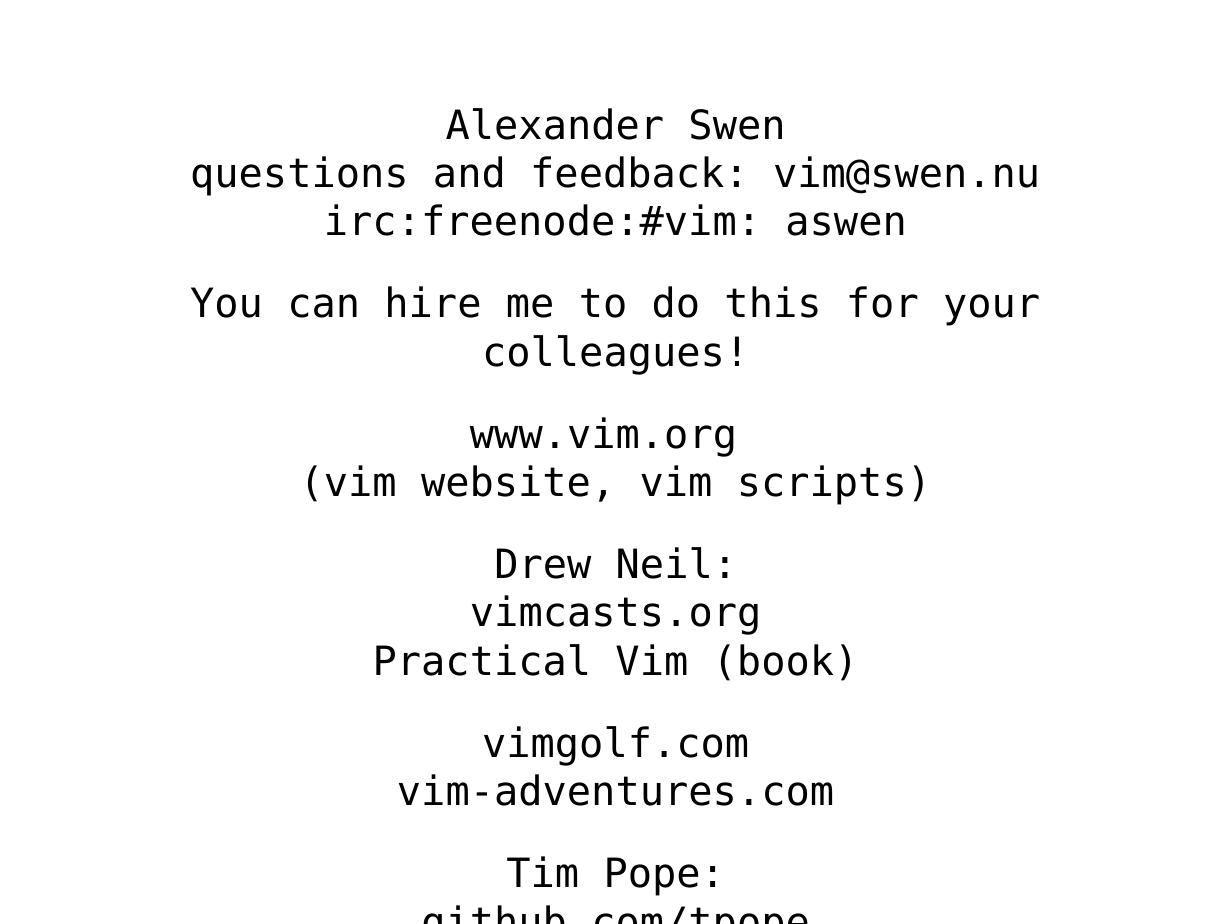
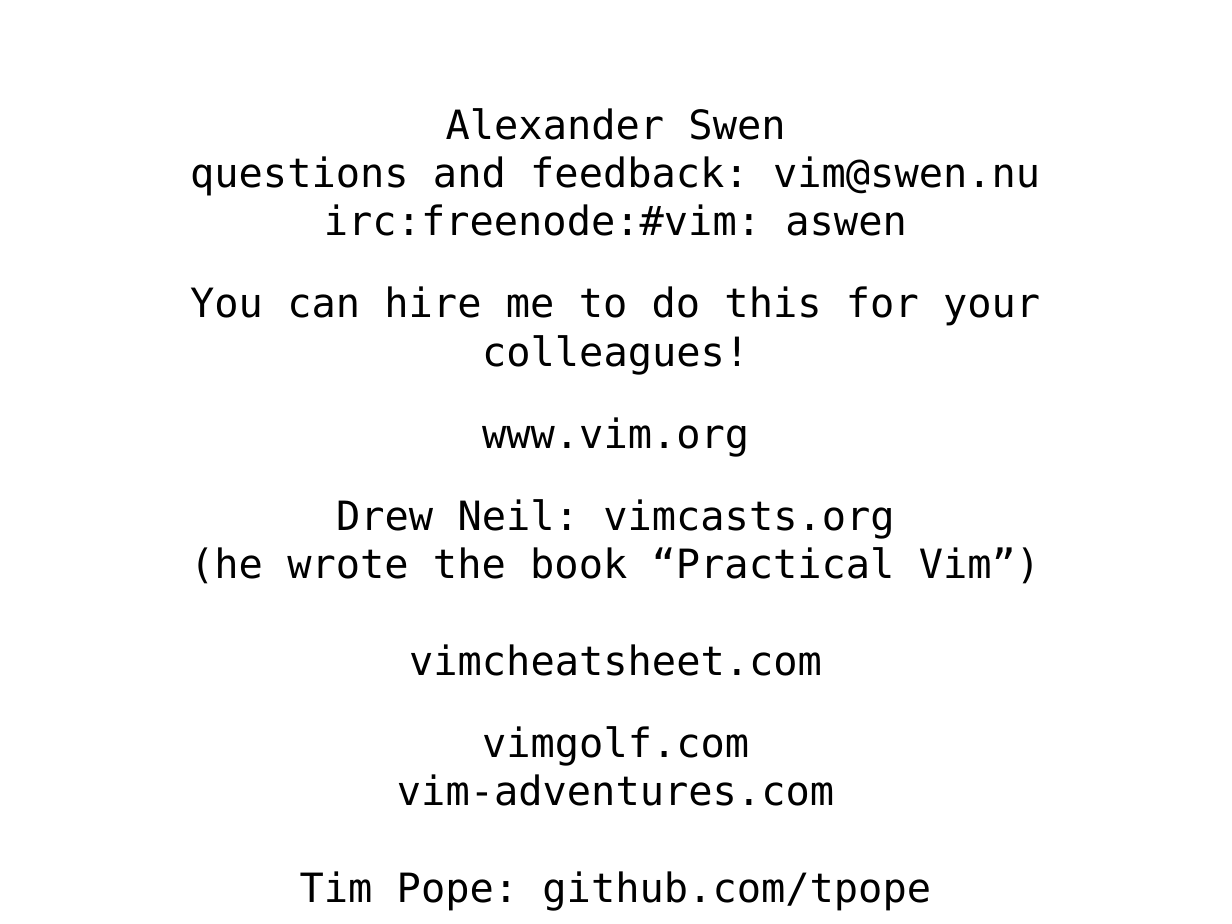
Before and after one commit to aswen/vim-workshop, a slide deck: slide 62 of presentation/vim.odp. Drawn at 1232x924 pixels with LibreOffice and Linux fonts; fonts in the diff are those of the drawing; background and template pictures are left out. Boxes give left, top, right and bottom in pixels: in the first picture for what was removed or moved away, otherwise in the second. Text is boxed around its words. In the diff, an @@ line names an element or a change of style, - is before the commit and + after.

Commit message:
updates handouts, adds vimcheatsheet.com to last slide and fixes typo in index in README

```diff
--- a/presentation/vim.odp
+++ b/presentation/vim.odp
@@ text at (x1=190, y1=499, x2=1040, y2=676): text changed @@
-(vim website, vim scripts)
-Drew Neil:
-vimcasts.org
-Practical Vim (book)
+Drew Neil: vimcasts.org
+(he wrote the book “Practical Vim”)
+vimcheatsheet.com
@@ text at (x1=300, y1=871, x2=931, y2=911): text changed @@
-Tim Pope:
-github.com/tpope
+Tim Pope: github.com/tpope
```
Also in this commit, not shown: 2 other files.
